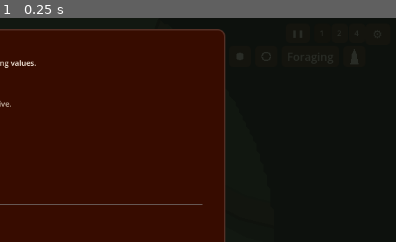
Above: before the commit, frame 1.
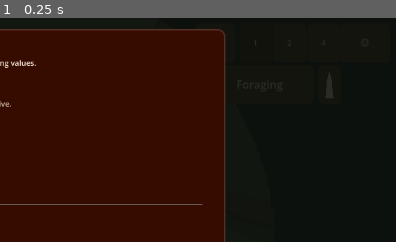
Above: after the commit, the same moment.

Repository: wonderburg7/meadow
Game: Godot game, scene res://scenes/Main.tscn
Same seed, same stepped clock (60 frames per second), same inputs: the game is played once before the commit and once after it.
Inputs:
- Up to frame 1 (0.25 s): no input
The pictures show only the part of the screen within x 50-100%, y 0-50%; the shares and areas given below are measured in that part.

The runs differ from the first frame. In frame 1, 0.3% of the frame differs, in the area x 59-93%, y 9-36%.

Commit message:
UI-E/F: double top-right button sizes, derive goal shelf offset
Doubles every top-right control to TOP_BAR_CONTROL_HEIGHT=56 and derives
the goal shelf's vertical offset from the bar's own row heights instead
of a hardcoded value, so the shelf can never overlap the buttons above
it. Updates the queue and hands-on check list accordingly.

Co-Authored-By: Claude Sonnet 5 <noreply@anthropic.com>

Diff:
--- a/scripts/debug_panel.gd
+++ b/scripts/debug_panel.gd
@@ -21,6 +21,7 @@
 const UiTheme = preload("res://scripts/ui_theme.gd")
 const SaveGame = preload("res://scripts/save_game.gd")
 const Prerequisites = preload("res://scripts/prerequisites.gd")
+const Hud = preload("res://scripts/hud.gd")
 
 ## Collection and section order here is the order they appear in the panel.
 const COLLECTIONS := [
@@ -1052,7 +1053,7 @@
 	toggle_button.theme_type_variation = "Heading"
 	# Match HUD's primary top-right controls so the two anchored groups form
 	# one deliberate bar rather than visibly different rows.
-	toggle_button.custom_minimum_size = Vector2(36, 28)
+	toggle_button.custom_minimum_size = Vector2(72, Hud.TOP_BAR_CONTROL_HEIGHT)
 	toggle_button.set_anchors_preset(Control.PRESET_TOP_RIGHT)
 	toggle_button.grow_horizontal = Control.GROW_DIRECTION_BEGIN
 	toggle_button.offset_right = -8
--- a/scripts/hud.gd
+++ b/scripts/hud.gd
@@ -176,11 +176,17 @@
 ## Used only until debug_panel.gd reports the cog's real width (see
 ## set_settings_button_width) -- close to the cog's own custom_minimum_size
 ## so there's no visible jump on the first frame.
-const SETTINGS_BUTTON_DEFAULT_WIDTH := 36.0
+const SETTINGS_BUTTON_DEFAULT_WIDTH := 72.0
 ## All primary controls in the top-right bar use this measured height.
 ## Keeping it in one place prevents a new text or icon button from making a
 ## row visibly uneven at a different UI scale.
-const TOP_BAR_CONTROL_HEIGHT := 28.0
+const TOP_BAR_CONTROL_HEIGHT := 56.0
+## Separation between the top-right bar's two rows -- shared with the goal
+## shelf's offset_top calculation so the two can never disagree.
+const TOP_BAR_ROW_SEPARATION := 4.0
+## Fixed gap between the top-right bar's second row and the goal shelf
+## below it, once the shelf's offset is derived rather than hardcoded.
+const GOAL_SHELF_GAP := 12.0
 
 ## The top-left corner. Every readout lives in the colony window now;
 ## this shows only the ones the player has starred there, in a fixed
@@ -502,7 +508,7 @@
 	var bar := VBoxContainer.new()
 	top_right_bar = bar
 	bar.theme = UiTheme.build_theme()
-	bar.add_theme_constant_override("separation", 4)
+	bar.add_theme_constant_override("separation", TOP_BAR_ROW_SEPARATION)
 	bar.set_anchors_preset(Control.PRESET_TOP_RIGHT)
 	bar.grow_horizontal = Control.GROW_DIRECTION_BEGIN
 	bar.offset_right = -(SETTINGS_BUTTON_DEFAULT_WIDTH + SETTINGS_BUTTON_GAP)
@@ -518,7 +524,7 @@
 	_style_button(pause_button)
 	pause_button.text = "❚❚"
 	pause_button.tooltip_text = PAUSE_TIP
-	pause_button.custom_minimum_size = Vector2(28, TOP_BAR_CONTROL_HEIGHT)
+	pause_button.custom_minimum_size = Vector2(56, TOP_BAR_CONTROL_HEIGHT)
 	pause_button.theme_type_variation = "Small"
 	pause_button.focus_mode = Control.FOCUS_NONE
 	pause_button.toggle_mode = true
@@ -538,7 +544,7 @@
 		_style_button(btn)
 		btn.text = entry.label
 		btn.tooltip_text = entry.tip
-		btn.custom_minimum_size = Vector2(24, TOP_BAR_CONTROL_HEIGHT)
+		btn.custom_minimum_size = Vector2(48, TOP_BAR_CONTROL_HEIGHT)
 		btn.theme_type_variation = "Small"
 		btn.focus_mode = Control.FOCUS_NONE
 		btn.toggle_mode = true
@@ -559,13 +565,13 @@
 	row2.add_theme_constant_override("separation", 6)
 	bar.add_child(row2)
 
-	colony_button = _icon_button("bee", "Colony", 92.0, "Open the colony overview: how many bees are on each job, what is in the comb, how the brood is doing, and how any of that has changed over time. Click a role in it to select every bee doing that job at once.")
+	colony_button = _icon_button("bee", "Colony", 184.0, "Open the colony overview: how many bees are on each job, what is in the comb, how the brood is doing, and how any of that has changed over time. Click a role in it to select every bee doing that job at once.")
 	colony_button.pressed.connect(func(): colony_panel_requested.emit())
 	row2.add_child(colony_button)
 	colony_info = _info("Open the colony overview: how many bees are on each job, what is in the comb, how the brood is doing, and how any of that has changed over time. Click a role in it to select every bee doing that job at once.")
 	row2.add_child(colony_info)
 
-	nursery_button = _icon_button("hex", "Nursery", 96.0, "Open the nursery window: which cells are set to raise which role, what the colony is made of now, and how many of each kind have emerged recently. While it is open the reserved cells glow on the comb.")
+	nursery_button = _icon_button("hex", "Nursery", 192.0, "Open the nursery window: which cells are set to raise which role, what the colony is made of now, and how many of each kind have emerged recently. While it is open the reserved cells glow on the comb.")
 	nursery_button.pressed.connect(func(): nursery_window_requested.emit())
 	row2.add_child(nursery_button)
 	nursery_info = _info("Open the nursery window: which cells are set to raise which role, what the colony is made of now, and how many of each kind have emerged recently. While it is open the reserved cells glow on the comb.")
@@ -576,7 +582,7 @@
 	foraging_button = Button.new()
 	_style_button(foraging_button)
 	foraging_button.text = "Foraging"
-	foraging_button.custom_minimum_size = Vector2(78, TOP_BAR_CONTROL_HEIGHT)
+	foraging_button.custom_minimum_size = Vector2(156, TOP_BAR_CONTROL_HEIGHT)
 	foraging_button.tooltip_text = "Open the foraging window: trip timing, flowers visited per trip, empty-return rate, and recruitment/scouting counts."
 	foraging_button.pressed.connect(func(): foraging_panel_requested.emit())
 	row2.add_child(foraging_button)
@@ -589,7 +595,7 @@
 	winter_button = Button.new()
 	_style_button(winter_button)
 	winter_button.text = "Winter"
-	winter_button.custom_minimum_size = Vector2(62, TOP_BAR_CONTROL_HEIGHT)
+	winter_button.custom_minimum_size = Vector2(124, TOP_BAR_CONTROL_HEIGHT)
 	winter_button.tooltip_text = "Open the winter forecast: what the colony will need, and how far short it is."
 	winter_button.visible = Session.winter_coming
 	winter_button.pressed.connect(func(): winter_window_requested.emit())
@@ -597,7 +603,7 @@
 
 	# Only the *other* view's icon and word ever show (UI_PLAN.md section
 	# 2's Meadow/Hive exclusivity rule) -- set_view_label swaps both.
-	view_button = _icon_button("hive", "Hive", 78.0, "Switch to the hive interior, or press Tab. Both views keep simulating while you look at the other one.")
+	view_button = _icon_button("hive", "Hive", 156.0, "Switch to the hive interior, or press Tab. Both views keep simulating while you look at the other one.")
 	view_icon = view_button.get_child(0).get_child(0)
 	view_button_label = view_button.get_child(0).get_child(1)
 	view_button.pressed.connect(func(): view_toggle_requested.emit())
@@ -669,7 +675,7 @@
 	goal_shelf.set_anchors_preset(Control.PRESET_TOP_RIGHT)
 	goal_shelf.grow_horizontal = Control.GROW_DIRECTION_BEGIN
 	goal_shelf.offset_right = -(SETTINGS_BUTTON_DEFAULT_WIDTH + SETTINGS_BUTTON_GAP)
-	goal_shelf.offset_top = 46
+	goal_shelf.offset_top = top_right_bar.offset_top + TOP_BAR_CONTROL_HEIGHT * 2.0 + TOP_BAR_ROW_SEPARATION + GOAL_SHELF_GAP
 	goal_shelf.custom_minimum_size = Vector2(320, 0)
 	goal_shelf.add_theme_constant_override("separation", 1)
 	add_child(goal_shelf)
Not shown, changed: FUNCTION_MAP.md
Not shown, changed: NEXTSTEPS.md
Not shown, changed: checks/ready.md
Not shown, changed: plans/now/ui.md
